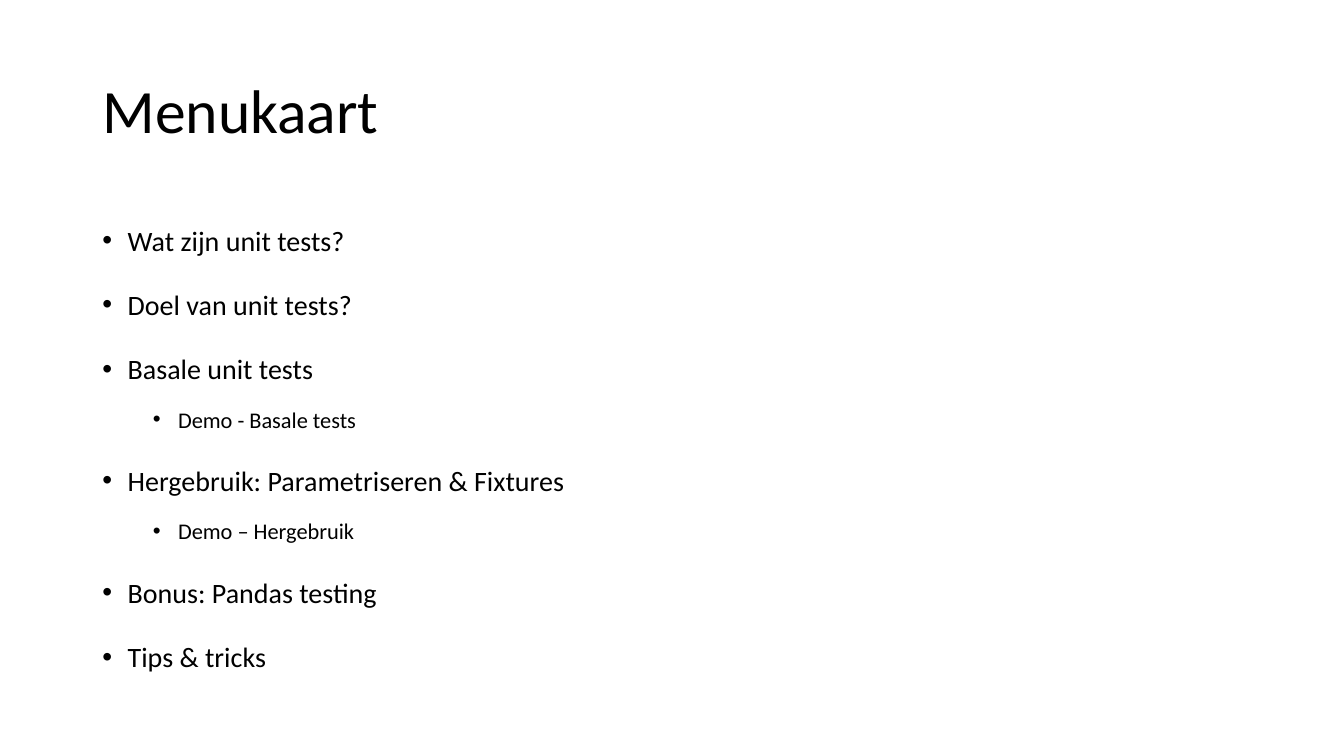
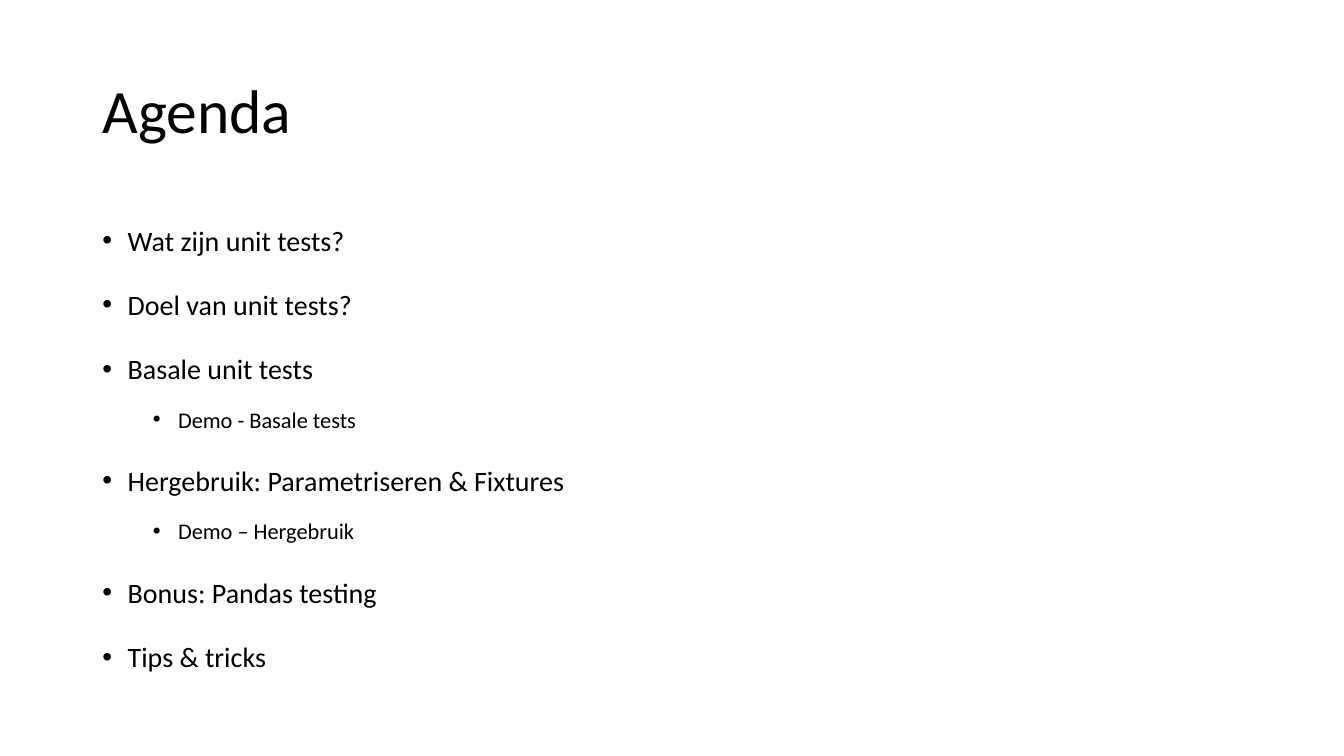
Before and after one commit to LFKoning/knowledge-sharing, a slide deck: slide 2 of unit_tests/kennissessie_unit_testing.pptx. Drawn at 1344x756 pixels with LibreOffice and Linux fonts; fonts in the diff are those of the drawing. Boxes give left, top, right and bottom in pixels: in the first picture for what was removed or moved away, otherwise in the second. Text is boxed around its words. In the diff, an @@ line names an element or a change of style, - is before the commit and + after.

```diff
--- a/unit_tests/kennissessie_unit_testing.pptx
+++ b/unit_tests/kennissessie_unit_testing.pptx
@@ title at box(102, 90, 291, 144): text changed @@
-Menukaart
+Agenda
```
Also in this commit, not shown: 6 other slides changed, 2 slides added, 17 other files.
